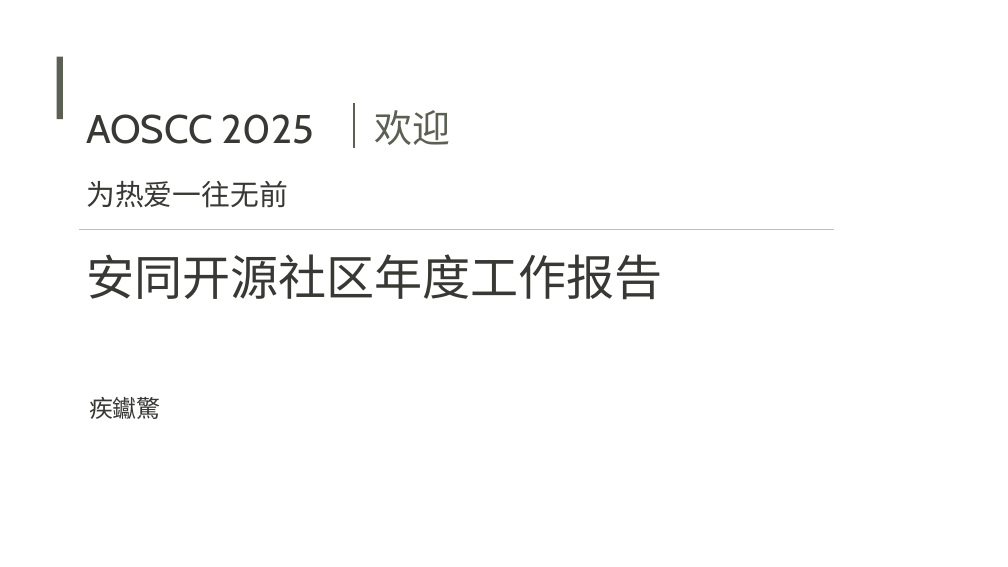
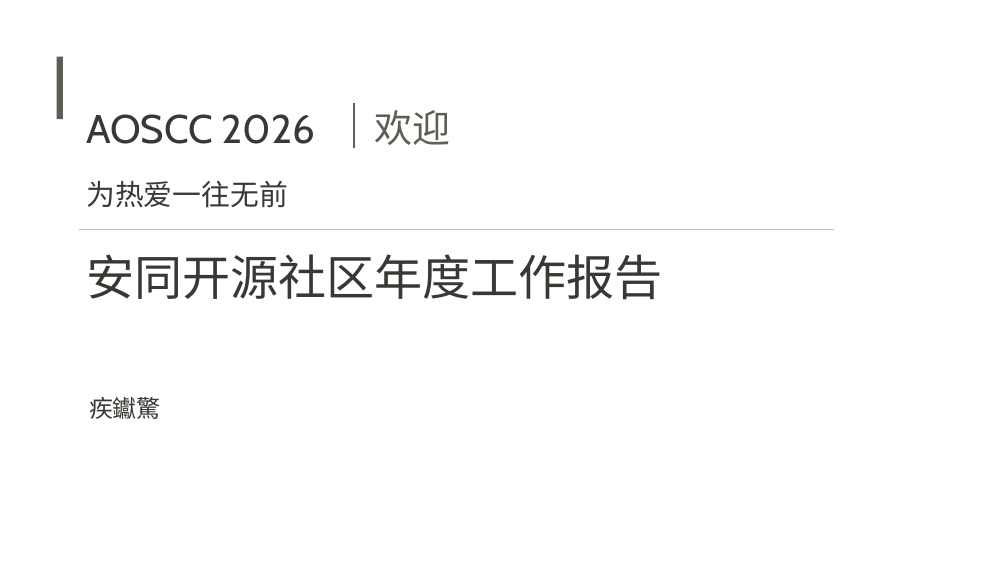
Before and after one commit to AOSC-Dev/aoscc, a slide deck: slide 1 of 2026/templates/aoscc-2026-template.pptx. Drawn at 1008x567 pixels with LibreOffice and Linux fonts; fonts in the diff are those of the drawing; background and template pictures are left out. Boxes give left, top, right and bottom in pixels: in the first picture for what was removed or moved away, otherwise in the second. Text is boxed around its words. In the diff, an @@ line names an element or a change of style, - is before the commit and + after.

```diff
--- a/2026/templates/aoscc-2026-template.pptx
+++ b/2026/templates/aoscc-2026-template.pptx
@@ text at (86, 114, 315, 144): text changed @@
-AOSCC 2025
+AOSCC 2026
```
Also in this commit, not shown: 2 other slides changed.
